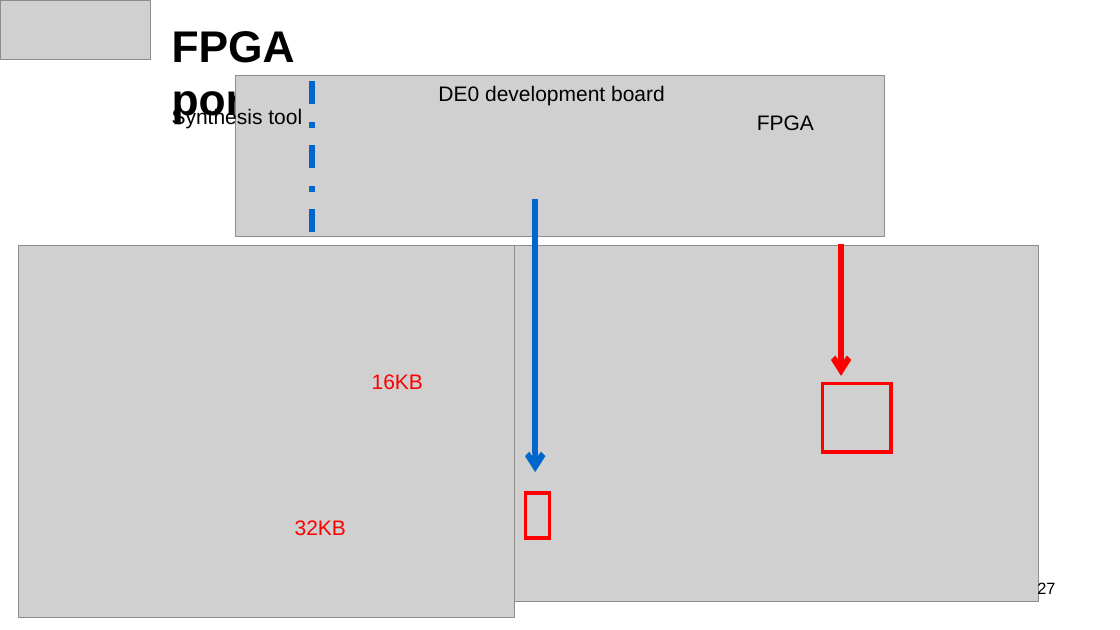
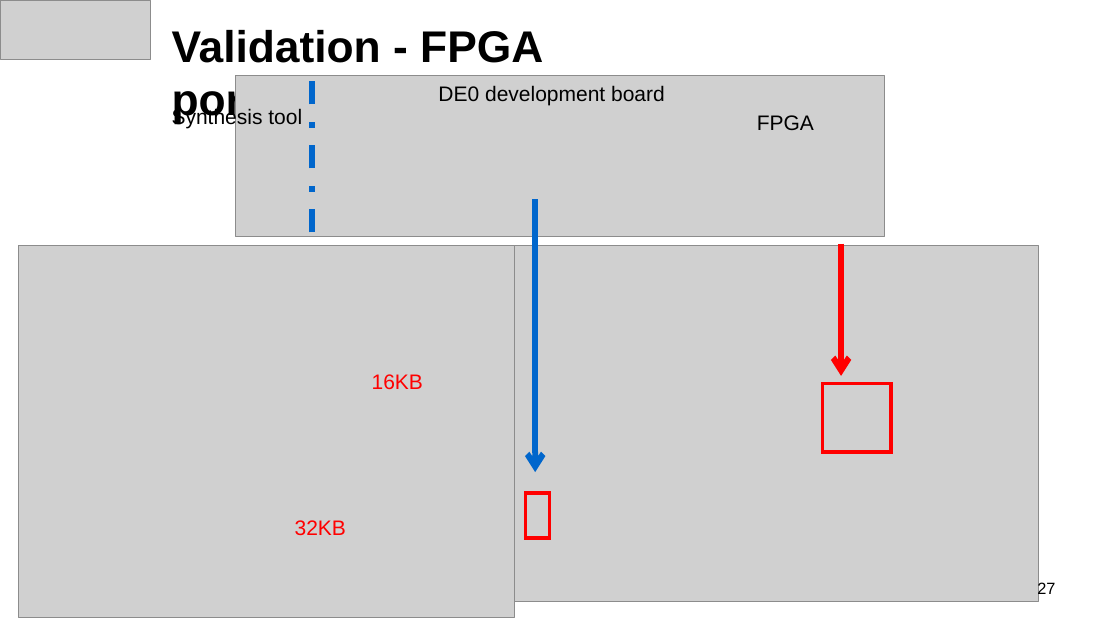
Before and after one commit to FFD-UAB/RISC-V-Instruction-sets-M-and-F, a slide deck: slide 27 of TFM_FFD_Slides3.pptx. Drawn at 1120x630 pixels with LibreOffice and Linux fonts; fonts in the diff are those of the drawing; grey boxes stand for pictures; background and template pictures are left out. Boxes give left, top, right and bottom in pixels: in the first picture for what was removed or moved away, otherwise in the second. Text is boxed around its words. In the diff, an @@ line names an element or a change of style, - is before the commit and + after.

```diff
--- a/TFM_FFD_Slides3.pptx
+++ b/TFM_FFD_Slides3.pptx
@@ text at bbox=[172, 30, 543, 123]: text changed @@
-FPGA porting
+Validation - FPGA porting
```
Also in this commit, not shown: 5 other slides changed, 2 slides added, 1 other file.
